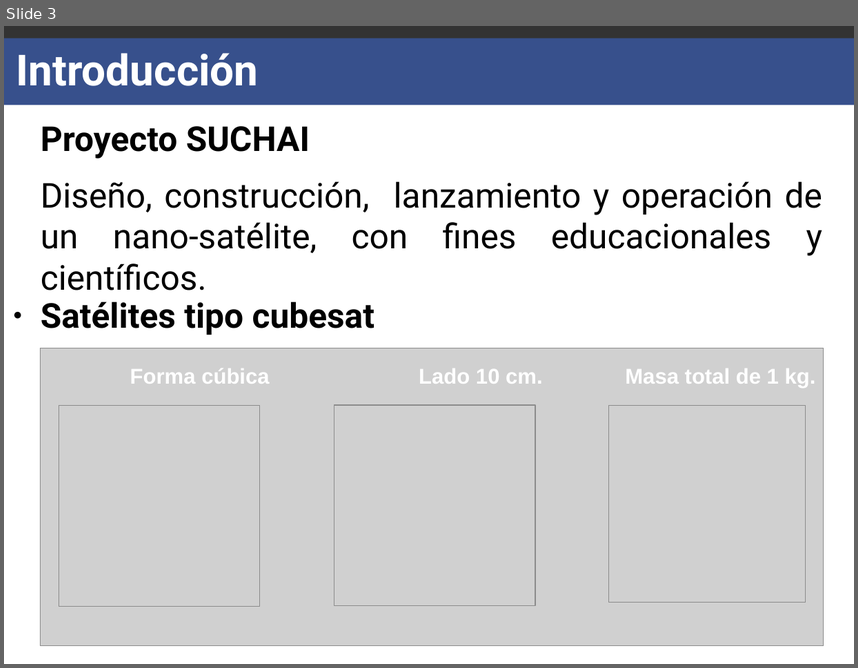
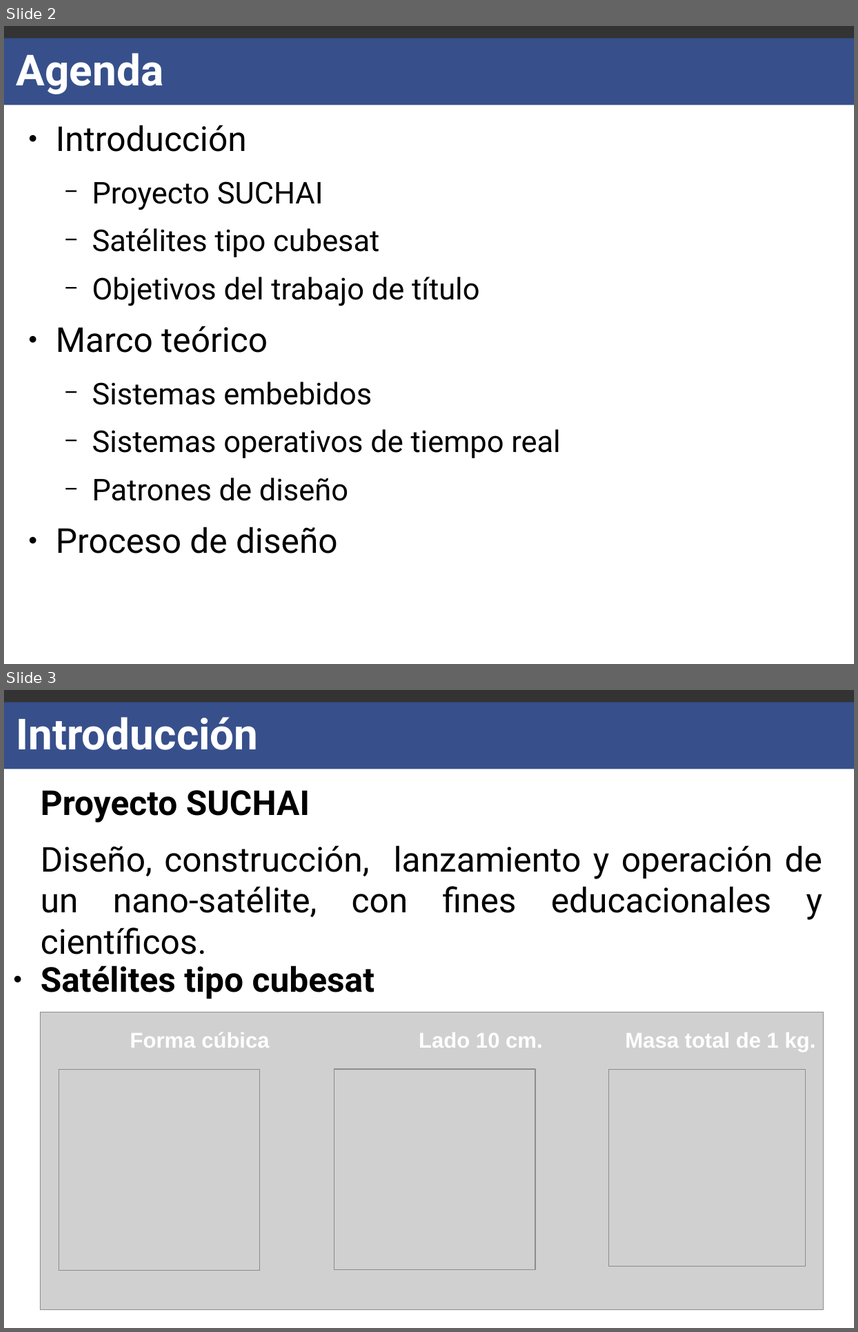
Before and after one commit to carlgonz/Trabajo-de-titulo, a slide deck: Presentacion/Moria-Presentacion.odp. Shown one above the other, each under a label of ours: slide 3 before the commit, slides 2 and 3 after it. The pictures are 858x668 and 858x1332 pixels, drawn with LibreOffice and Linux fonts; fonts in the diff are those of the drawing; grey boxes stand for pictures. Boxes give left, top, right and bottom in pixels: in the first picture for what was removed or moved away, otherwise in the second. Text is boxed around its words. In the diff, an @@ line names an element or a change of style, - is before the commit and + after.

```diff
--- a/Presentacion/Moria-Presentacion.odp
+++ b/Presentacion/Moria-Presentacion.odp
@@ slide 2 added at <box>4,26,854,664</box>, background #FFFFFF; not listed: 2 template elements that a slide beside it also shows @@
@@ title added at <box>16,53,164,94</box>, 40 pt, text #FFFFFF, bold @@
+Agenda
@@ text added at <box>56,125,560,553</box>, 28 pt, text #000000 @@
+● Introducción
+  − Proyecto SUCHAI
+  − Satélites tipo cubesat
+  − Objetivos del trabajo de título
+● Marco teórico
+  − Sistemas embebidos
+  − Sistemas operativos de tiempo real
+  − Patrones de diseño
+● Proceso de diseño
```
Also in this commit, not shown: 2 slides changed, 8 other slides added, 1 slide removed, 3 other files.
